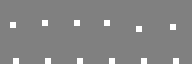
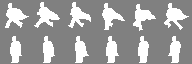
Comparing the layer stacks of the two 192 × 64 images. Changes:
added layer "Layer" above "run.png" over [5, 2, 189, 63]
hid "run.png" over [10, 20, 179, 64]
